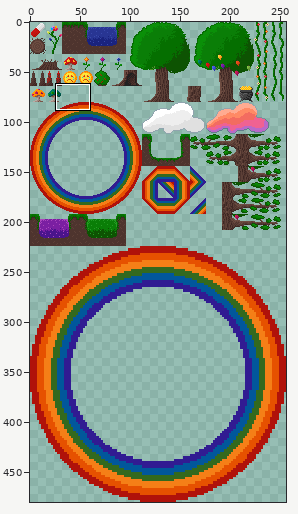
Two states of a sprite sheet, assets/tiles/forest_tiles.png. Above: a wide view before the commit, with the close-up outlined.
Close-up. Old version:
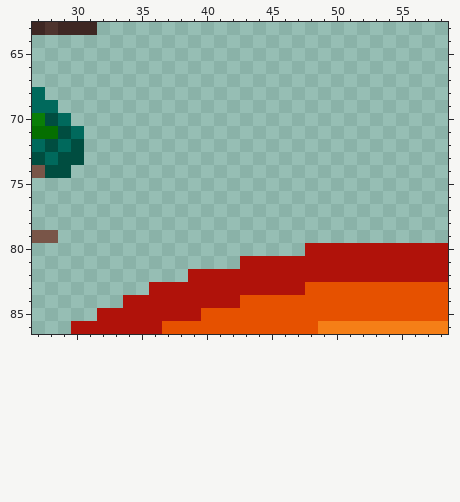
The file is 256x480 pixels. Shown: x 27..58, y 63..86.
The result:
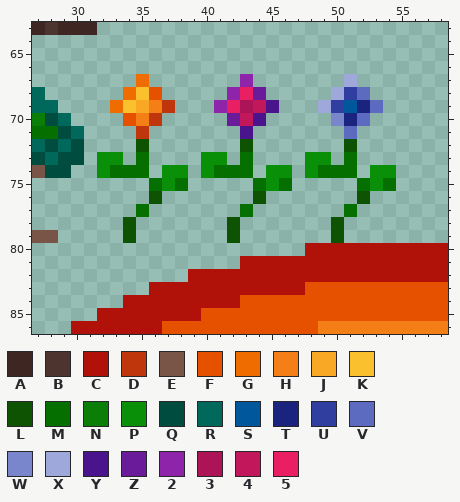
Palette (. is transparent): A #3e2723  B #4e342e  C #b0120a  D #bf360c  E #795548  F #e65100  G #ef6c00  H #f57f17  J #f9a825  K #fbc02d  L #0d5302  M #056f00  N #0a7e07  P #0a8f08  Q #004d40  R #00695c  S #01579b  T #1a237e  U #303f9f  V #5c6bc0  W #7986cb  X #9fa8da  Y #4a148c  Z #6a1b9a  2 #8e24aa  3 #ad1457  4 #c2185b  5 #e91e63
The exact change:
{"y":67,"x":35,"old":".","new":"G"}
{"y":67,"x":43,"old":".","new":"2"}
{"y":67,"x":51,"old":".","new":"X"}
{"y":68,"x":34,"old":"...","new":"GKF"}
{"y":68,"x":42,"old":"...","new":"25Z"}
{"y":68,"x":50,"old":"...","new":"XUV"}
{"y":69,"x":33,"old":".....","new":"GKJHD"}
{"y":69,"x":41,"old":".....","new":"2534Y"}
{"y":69,"x":49,"old":".....","new":"XUSTV"}
{"y":70,"x":34,"old":"...","new":"FHD"}
{"y":70,"x":42,"old":"...","new":"Z4Y"}
{"y":70,"x":50,"old":"...","new":"WTV"}
{"y":71,"x":35,"old":".","new":"D"}
{"y":71,"x":43,"old":".","new":"Y"}
{"y":71,"x":51,"old":".","new":"V"}
{"y":72,"x":35,"old":".","new":"L"}
{"y":72,"x":43,"old":".","new":"L"}
{"y":72,"x":51,"old":".","new":"L"}
{"y":73,"x":32,"old":"..","new":"PP"}
{"y":73,"x":35,"old":".","new":"M"}
{"y":73,"x":40,"old":"..","new":"PP"}
{"y":73,"x":43,"old":".","new":"M"}
{"y":73,"x":48,"old":"..","new":"PP"}
{"y":73,"x":51,"old":".","new":"M"}
{"y":74,"x":32,"old":"....","new":"PMMM"}
{"y":74,"x":37,"old":"..","new":"PP"}
{"y":74,"x":40,"old":"....","new":"PMMM"}
{"y":74,"x":45,"old":"..","new":"PP"}
{"y":74,"x":48,"old":"....","new":"PMMM"}
{"y":74,"x":53,"old":"..","new":"PP"}
{"y":75,"x":36,"old":"...","new":"MPM"}
{"y":75,"x":44,"old":"...","new":"MPM"}
{"y":75,"x":52,"old":"...","new":"MPM"}
{"y":76,"x":36,"old":".","new":"L"}
{"y":76,"x":44,"old":".","new":"L"}
{"y":76,"x":52,"old":".","new":"L"}
{"y":77,"x":35,"old":".","new":"M"}
{"y":77,"x":43,"old":".","new":"M"}
{"y":77,"x":51,"old":".","new":"M"}
{"y":78,"x":34,"old":".","new":"L"}
{"y":78,"x":42,"old":".","new":"L"}
{"y":78,"x":50,"old":".","new":"L"}
{"y":79,"x":34,"old":".","new":"L"}
{"y":79,"x":42,"old":".","new":"L"}
{"y":79,"x":50,"old":".","new":"L"}
{"label":"added","picture_box":[97,74,396,243]}
